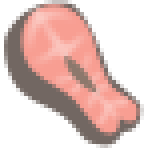
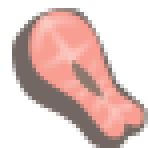
Layer changes from the first 148 × 148 image to the second:
painted on "Фигура 4 (копия)" over <box>64,52,108,100</box>
painted on "Слой 1 (копия)" over <box>24,4,132,132</box>
painted on "Фигура 2 (копия)" over <box>20,4,144,140</box>
painted on "Фигура 3 (копия)" over <box>4,0,148,148</box>
